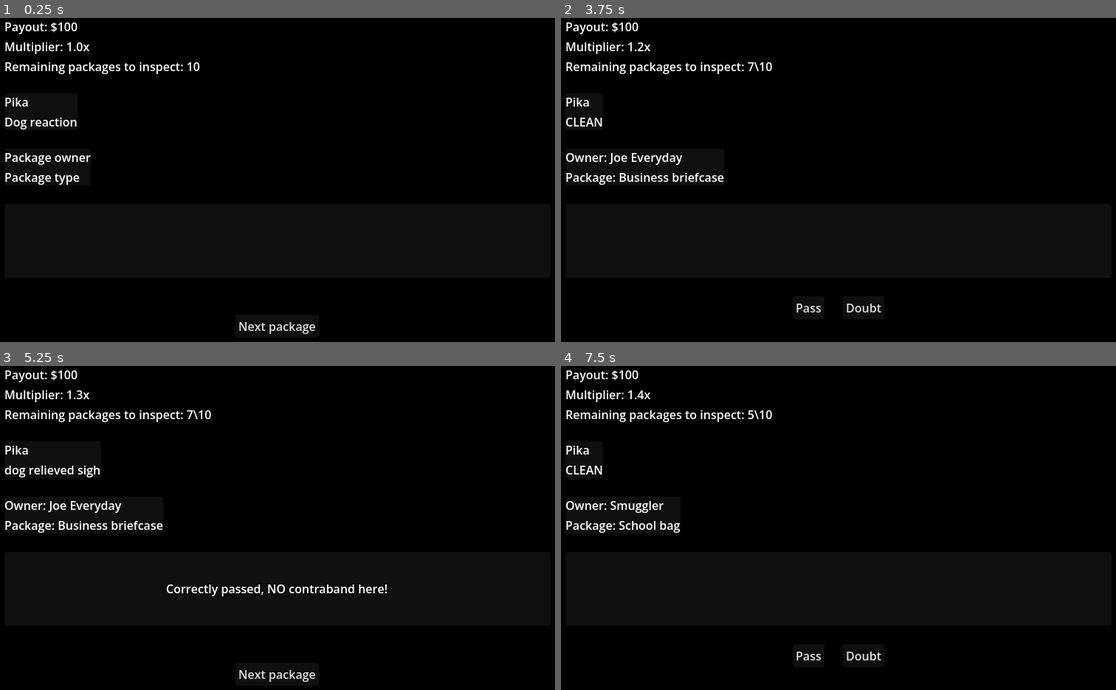
Above: before the commit, frames 1-4 (two rows, left to right).
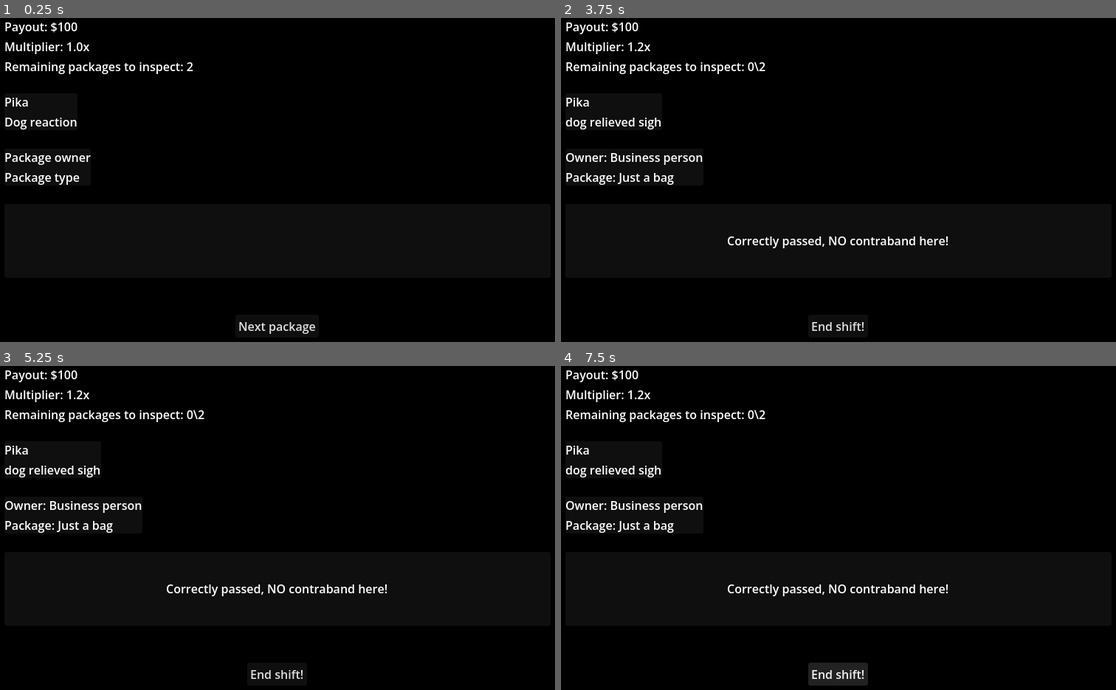
Above: after the commit, the same moments.

Repository: lukaMis/kennel-simulator
Game: Godot game, scene res://scenes/customs_inspector.tscn
The game is run twice, just before and just after one commit, with the same random seed, the same clock (stepped at 60 frames per second) and the same inputs. This scene is started directly instead of the project's main scene.
Inputs (mouse positions are in pixels of both pictures, inside the frame that each line leads up to):
- Up to frame 1 (0.25 s): no input
- Up to frame 2 (3.75 s): click "Next package" at 0.5 s; click "Doubt" at 1.25 s; click "Next package" at 2 s; click "Pass" at 2.75 s; click "Next package" at 3.5 s
- Up to frame 3 (5.25 s): click (277, 673) at 4.25 s, where only the run after the commit has a clickable "End shift!"; click (249, 654) at 5 s, where only the run before the commit has a clickable "Pass"
- Up to frame 4 (7.5 s): click (838, 673) at 5.75 s, where only the run after the commit has a clickable "End shift!"; click (866, 654) at 6.5 s, where only the run before the commit has a clickable "Doubt"; click (838, 673) at 7.25 s, where only the run after the commit has a clickable "End shift!"

The runs differ from the first frame. In frame 1, less than 0.1% of the frame differs, in the area x 33-37%, y 13-17%; in frame 2, 1.7%; in frame 3, 0.9%; in frame 4, 2.1%, in the area x 0-70%, y 7-99%.

Commit message:
button end shift added

Diff:
--- a/scenes/customs_inspector.tscn
+++ b/scenes/customs_inspector.tscn
@@ -109,7 +109,7 @@
 layout_mode = 2
 text = "Pass"
 
-[node name="ButtonInspect" type="Button" parent="MarginContainer/VBoxContainer/HBoxContainerActionButtons" unique_id=1336889351]
+[node name="ButtonDoubt" type="Button" parent="MarginContainer/VBoxContainer/HBoxContainerActionButtons" unique_id=1336889351]
 unique_name_in_owner = true
 layout_mode = 2
 text = "Doubt"
@@ -123,3 +123,8 @@
 layout_mode = 2
 text = "Next package
 "
+
+[node name="ButtonEndShift" type="Button" parent="MarginContainer/VBoxContainer/CenterContainerFlowControl" unique_id=920715128]
+unique_name_in_owner = true
+layout_mode = 2
+text = "End shift!"
--- a/scripts/customs_inspector.gd
+++ b/scripts/customs_inspector.gd
@@ -16,8 +16,9 @@
 @onready var label_package_owner: Label = %LabelPackageOwner
 @onready var label_feedback: Label = %LabelFeedback
 @onready var button_pass: Button = %ButtonPass
-@onready var button_doubt: Button = %ButtonInspect
+@onready var button_doubt: Button = %ButtonDoubt
 @onready var button_next: Button = %ButtonNext
+@onready var button_end_shift: Button = %ButtonEndShift
 
 
 func _ready() -> void:
@@ -44,6 +45,7 @@
 	button_next.pressed.connect(_load_next_package)
 
 	_set_inspection_buttons_enabled(false)
+	_set_button_end_shift_enabled(false)
 	# Read directly from the manager for your debug prints
 	print("Inspector Scene: Loaded successfully with ", CustomsInspectionManager.active_shift_dog, " dog.")
 	print("Inspector Scene: Loaded successfully with ", CustomsInspectionManager.active_queue.size(), " packages.")
@@ -84,6 +86,7 @@
 
 	# Check if the queue is empty
 	if CustomsInspectionManager.active_queue.is_empty():
+		_set_button_end_shift_enabled(true)
 		print("Shift Complete")
 		return
 
@@ -154,9 +157,14 @@
 	button_next.show()
 
 
-func _set_inspection_buttons_enabled(is_enabled: bool):
+func _set_inspection_buttons_enabled(is_enabled: bool) -> void:
 	button_pass.disabled = not is_enabled
 	button_doubt.disabled = not is_enabled
 
 	button_pass.visible = is_enabled
 	button_doubt.visible = is_enabled
+
+
+func _set_button_end_shift_enabled(is_enabled: bool) -> void:
+	button_end_shift.disabled = not is_enabled
+	button_end_shift.visible = is_enabled
--- a/scripts/game_constants.gd
+++ b/scripts/game_constants.gd
@@ -20,7 +20,7 @@
 #
 # --- Customs Inspector Constants ---
 const CUSTOMS_BASE_PAYOUT: int = 100
-const CUSTOMS_QUOTA: int = 10 # How many packages per shift
+const CUSTOMS_QUOTA: int = 2 # How many packages per shift
 const CUSTOMS_CONTRABAND_CHANCE: float = 0.30 # 30% chance for a package to be illegal
 #
 # Stat Modifiers
